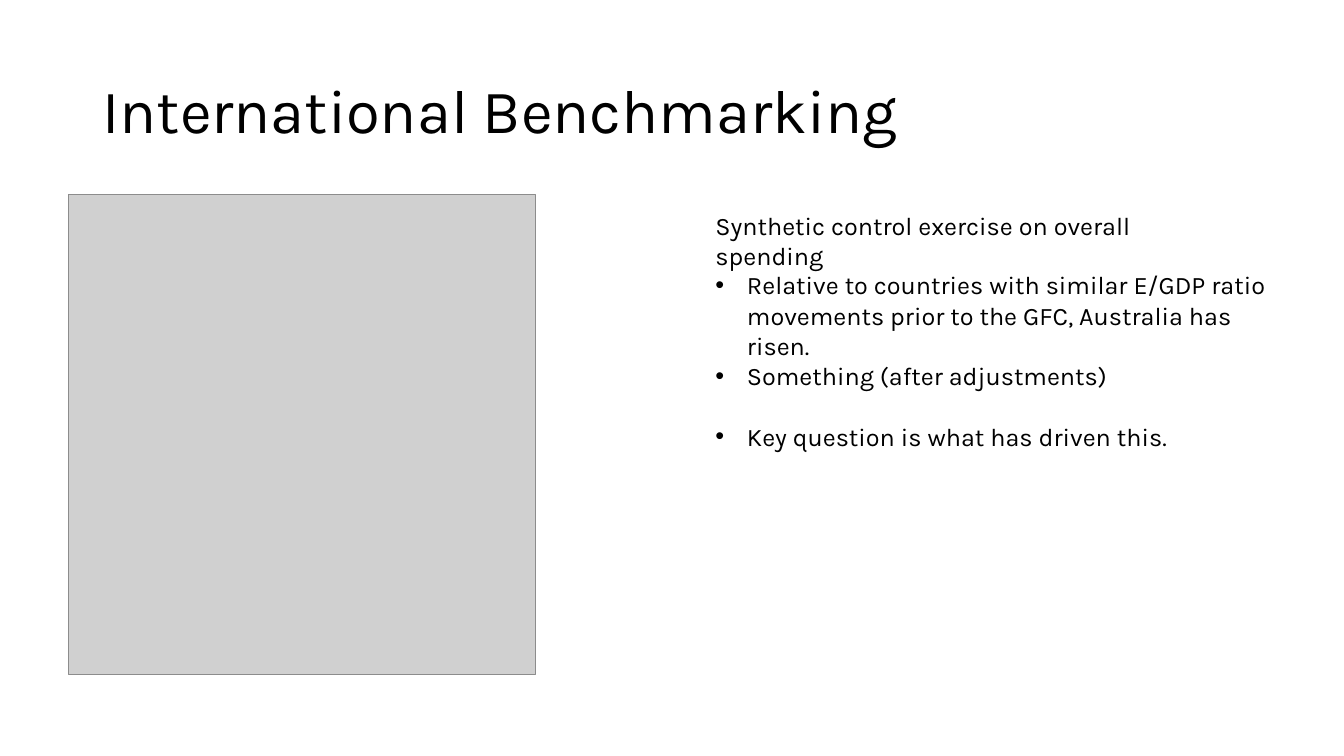
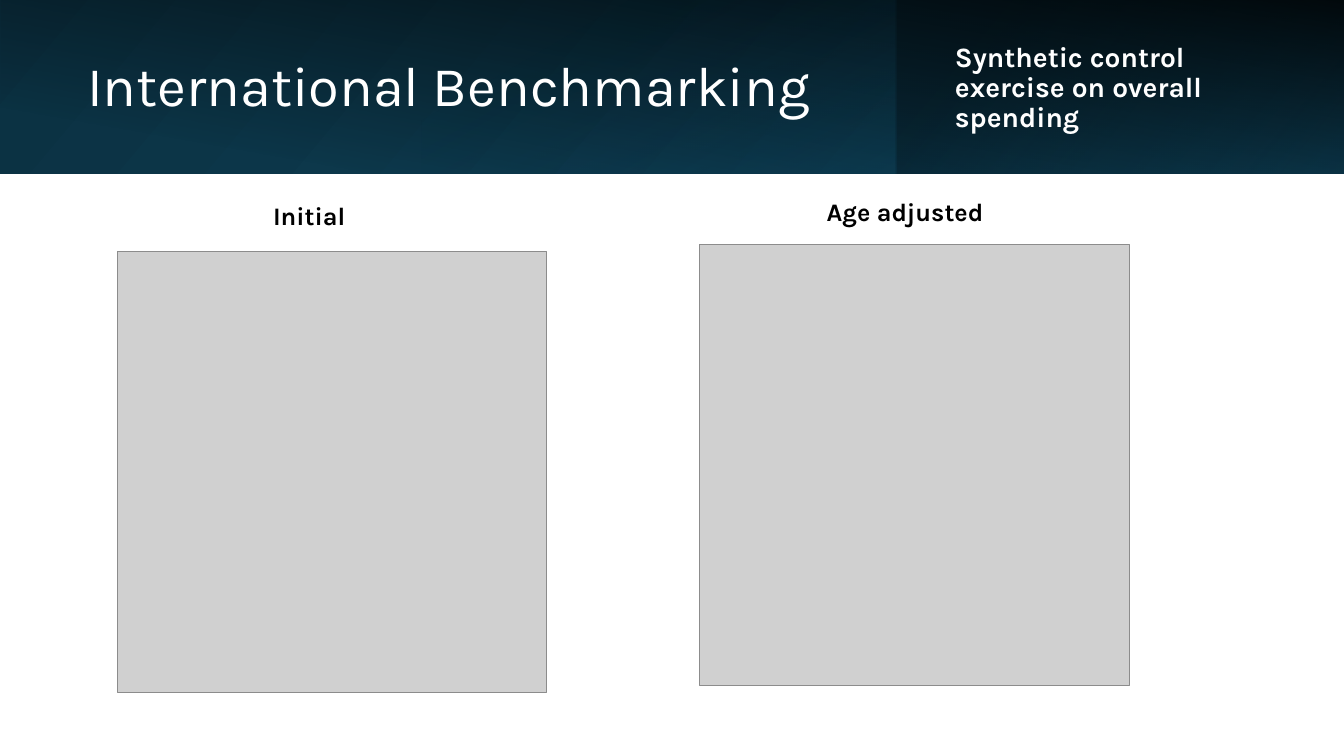
Before and after one commit to Zjub/TVHENZ, a slide deck: slide 15 of e61 Projects/Fiscal sustainability/OECD comparison/Initial external plans.pptx (slide 13 before the commit). Drawn at 1344x756 pixels with LibreOffice and Linux fonts; fonts in the diff are those of the drawing; grey boxes stand for pictures. Boxes give left, top, right and bottom in pixels: in the first picture for what was removed or moved away, otherwise in the second. Text is boxed around its words. In the diff, an @@ line names an element or a change of style, - is before the commit and + after.

Commit message:
update slides

```diff
--- a/e61 Projects/Fiscal sustainability/OECD comparison/Initial external plans.pptx
+++ b/e61 Projects/Fiscal sustainability/OECD comparison/Initial external plans.pptx
@@ rectangle added at (0, 0, 1344, 173), fill gradient #0B3041 to #104862 @@
@@ rectangle added at (0, 1, 1343, 174), fill gradient #000000 @@
@@ rectangle added at (421, 0, 896, 173), fill gradient #156082 to #0B3041 @@
@@ rectangle added at (896, 0, 1344, 173), fill gradient #0B3041 to #156082 @@
@@ title "International Benchmarking": place and size @@
-title "International Benchmarking" at (102, 90, 898, 148)
+title "International Benchmarking" at (87, 67, 810, 120)
@@ title "International Benchmarking" at (87, 67, 810, 120): size 44 to 40 pt, text colour #000000 to #FFFFFF @@
@@ text "Synthetic control exercise on overall ...": place and size @@
-text "Synthetic control exercise on overall ..." at (715, 217, 1130, 272)
+text "Synthetic control exercise on overall ..." at (955, 47, 1202, 134)
@@ text "Synthetic control exercise on overall ..." at (955, 47, 1202, 134): size 18 to 20 pt, text colour #000000 to #FFFFFF, bold on; line spacing 1 to 0.9; more space between paragraphs; vertical alignment top to middle @@
@@ text added at (273, 207, 345, 226), 18 pt, text #000000, bold @@
+Initial
@@ text added at (827, 203, 983, 228), 18 pt, text #000000, bold @@
+Age adjusted
@@ picture: place and size @@
-picture at (69, 195, 536, 675)
+picture at (117, 251, 546, 692)
@@ picture added at (700, 245, 1129, 686) @@
@@ text removed at (747, 275, 1265, 452) @@
-• Relative to countries with similar E/GDP ratio
-  movements prior to the GFC, Australia has risen.
-• Something (after adjustments)
-• Key question is what has driven this.
```
Also in this commit, not shown: 8 other slides changed, 6 slides added, 3 slides removed.
